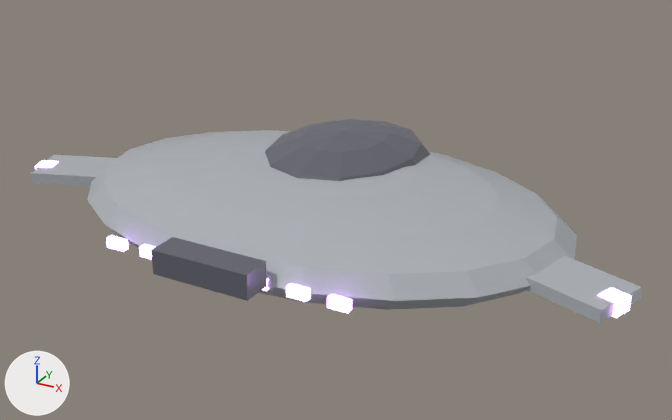
What one commit did to the glTF model assets/models/ufo_harvester.glb.
Before and after are seen from a 50 mm camera at (22.3, -38.6, 19.2) aimed at (1.3, -0.4, 0.1). Arrows for +X, +Y and +Z are at lower left; the lights stay in place. The first picture is the older version. Vertices at exactly the same position are counted once.

Before the edit, the objects in view are built like this:
```python
mat_ufodark = principled_material('UfoDark')
mat_ufodark.base_color = (0.12, 0.12, 0.15)  # dark grey #61616c
mat_ufodark.roughness = 0.3
mat_ufohull = principled_material('UfoHull')
mat_ufohull.base_color = (0.42, 0.44, 0.47)  # grey #adb1b6
mat_ufohull.roughness = 0.3
me_ufo_harvester = bpy.data.meshes.new('Ufo_harvester')
me_ufo_harvester.from_pydata(...)  # 324 vertices, 588 faces; spans x -16.8..16.8, y -10.2..9.0, z -2.2..3.2
# faces by material slot: [304, 132, 108, 44]
me_ufo_harvester.materials.append(mat_ufohull)  # grey #adb1b6
me_ufo_harvester.materials.append(mat_ufodark)  # dark grey #61616c
me_ufo_harvester.materials.append(mat_ufoglow)  # purple #cb95ff, glowing purple #cb95ff
me_ufo_harvester.materials.append(mat_ufoeye)  # green #95ffb3, glowing green #95ffb3
ob_ufo_harvester = bpy.data.objects.new('Ufo_harvester', me_ufo_harvester)
ob_ufo_harvester.location = (0.0, 0.0, 0.0)
```
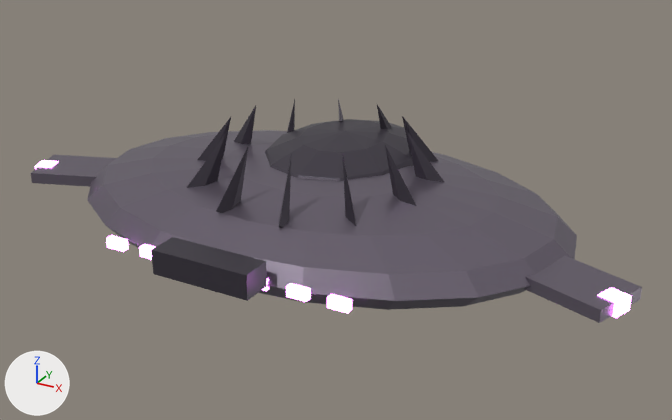
Boxes [x1, y1, x2, y2] around the edits, measured in the pictures (672 x 420 px):
'Ufo_harvester', recoloured, surface changed, reshaped (darker, 10% taller): before [31, 119, 642, 323]; after [31, 99, 642, 323]
part 1 of me_ufo_harvester, added: after [187, 99, 444, 227]

The change, as a diff of the scene's bpy script:
```diff
--- a/assets/models/ufo_harvester.glb.py
+++ b/assets/models/ufo_harvester.glb.py
@@ mat_ufohull @@
 mat_ufohull = principled_material('UfoHull')
-mat_ufohull.base_color = (0.42, 0.44, 0.47)  # grey #adb1b6
+mat_ufohull.base_color = (0.2, 0.17, 0.22)  # grey #7c7381
 mat_ufohull.roughness = 0.3
+mat_ufohull.metallic = 0.7
@@ mat_ufodark @@
 mat_ufodark = principled_material('UfoDark')
-mat_ufodark.base_color = (0.12, 0.12, 0.15)  # dark grey #61616c
+mat_ufodark.base_color = (0.07, 0.06, 0.08)  # dark grey #4b4550
 mat_ufodark.roughness = 0.3
+mat_ufodark.metallic = 0.6
@@ me_ufo_harvester @@
 # used by ob_ufo_harvester; location = (0.0, 0.0, 0.0)
-me_ufo_harvester.from_pydata(...)  # 324 vertices, 588 faces; spans x -16.8..16.8, y -10.2..9.0, z -2.2..3.2
+me_ufo_harvester.from_pydata(...)  # 384 vertices, 660 faces; spans x -16.8..16.8, y -10.2..9.0, z -2.2..4.5
+# me_ufo_harvester part 1
+# 60 vertices are added at x -6.4..6.4, y -6.4..6.4, z 1.1..4.5
+# 72 new faces join them, mat_ufodark (dark grey #4b4550)
 me_ufo_harvester.materials.append(mat_ufohull)
```
